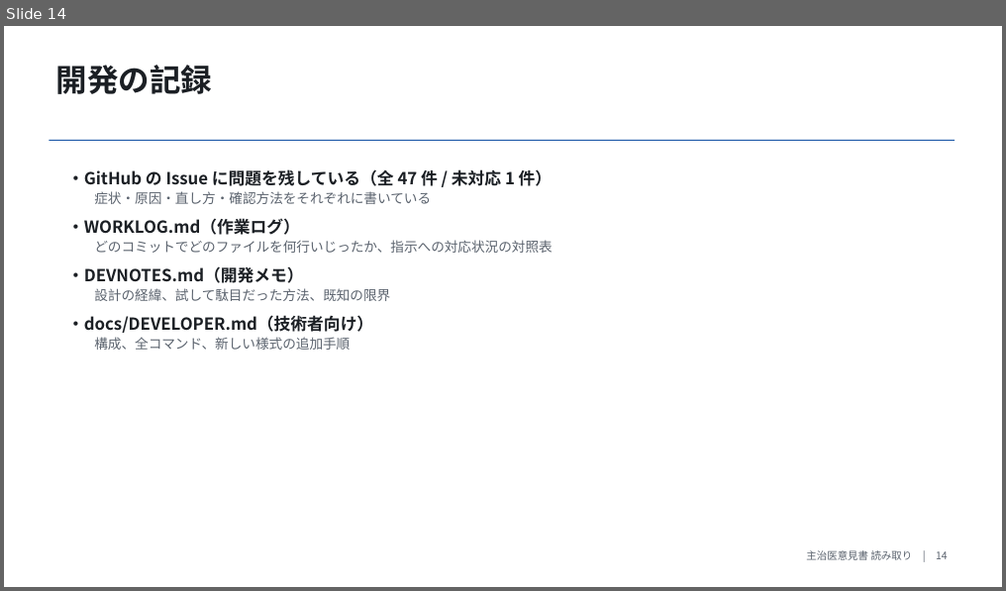
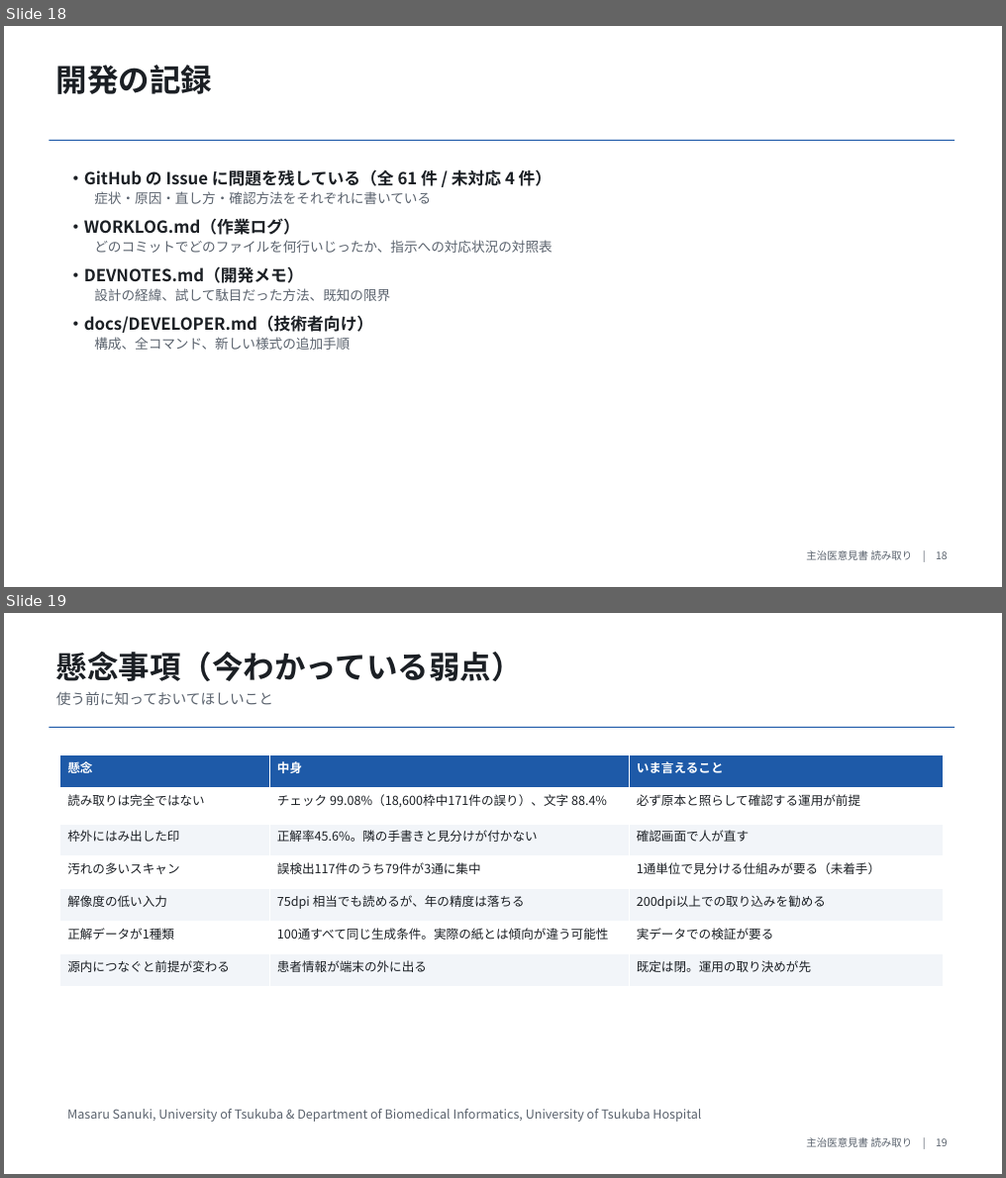
Before and after one commit to masarusanuki/ikensho-ocr, a slide deck: docs/主治医意見書読み取り_概要.pptx. Shown one above the other, each under a label of ours: slide 14 before the commit, slides 18 and 19 after it. The pictures are 1006x591 and 1006x1178 pixels, drawn with LibreOffice and Linux fonts; fonts in the diff are those of the drawing. Boxes give left, top, right and bottom in pixels: in the first picture for what was removed or moved away, otherwise in the second. Text is boxed around its words. In the diff, an @@ line names an element or a change of style, - is before the commit and + after.

```diff
--- a/docs/主治医意見書読み取り_概要.pptx
+++ b/docs/主治医意見書読み取り_概要.pptx
@@ slide 19 added at (4, 613, 1002, 1174), background #FFFFFF @@
@@ text added at (56, 652, 523, 705), 30 pt, text #1B1F24, bold @@
+懸念事項（今わかっている弱点）
+使う前に知っておいてほしいこと
@@ rectangle added at (49, 727, 954, 728), fill #1E5AA8 @@
@@ table added at (60, 756, 944, 983), 7 rows, 3 columns @@
+懸念 | 中身 | いま言えること
+読み取りは完全ではない | チェック 99.08%（18,600枠中171件の誤り）、文字 88.4% | 必ず原本と照らして確認する運用が前提
+枠外にはみ出した印 | 正解率45.6%。隣の手書きと見分けが付かない | 確認画面で人が直す
+汚れの多いスキャン | 誤検出117件のうち79件が3通に集中 | 1通単位で見分ける仕組みが要る（未着手）
+解像度の低い入力 | 75dpi 相当でも読めるが、年の精度は落ちる | 200dpi以上での取り込みを勧める
+正解データが1種類 | 100通すべて同じ生成条件。実際の紙とは傾向が違う可能性 | 実データでの検証が要る
+源内につなぐと前提が変わる | 患者情報が端末の外に出る | 既定は閉。運用の取り決めが先
@@ text added at (67, 1109, 701, 1122), 12 pt, text #5B636E @@
+Masaru Sanuki, University of Tsukuba & Department of Biomedical Informatics, University of Tsukuba Hospital
@@ text added at (806, 1138, 947, 1148), 10 pt, text #5B636E @@
+主治医意見書 読み取り | 19
@@ what was slide 14 is now slide 18 @@
@@ slide 18 changed as well @@
@@ text at (67, 170, 552, 186): text changed @@
-・GitHub の Issue に問題を残している（全 47 件 / 未対応 1 件）
+・GitHub の Issue に問題を残している（全 61 件 / 未対応 4 件）
@@ text at (806, 551, 947, 561): text changed @@
-主治医意見書 読み取り | 14
+主治医意見書 読み取り | 18
```
Also in this commit, not shown: 11 other slides changed, 4 other slides added, 3 other files.
